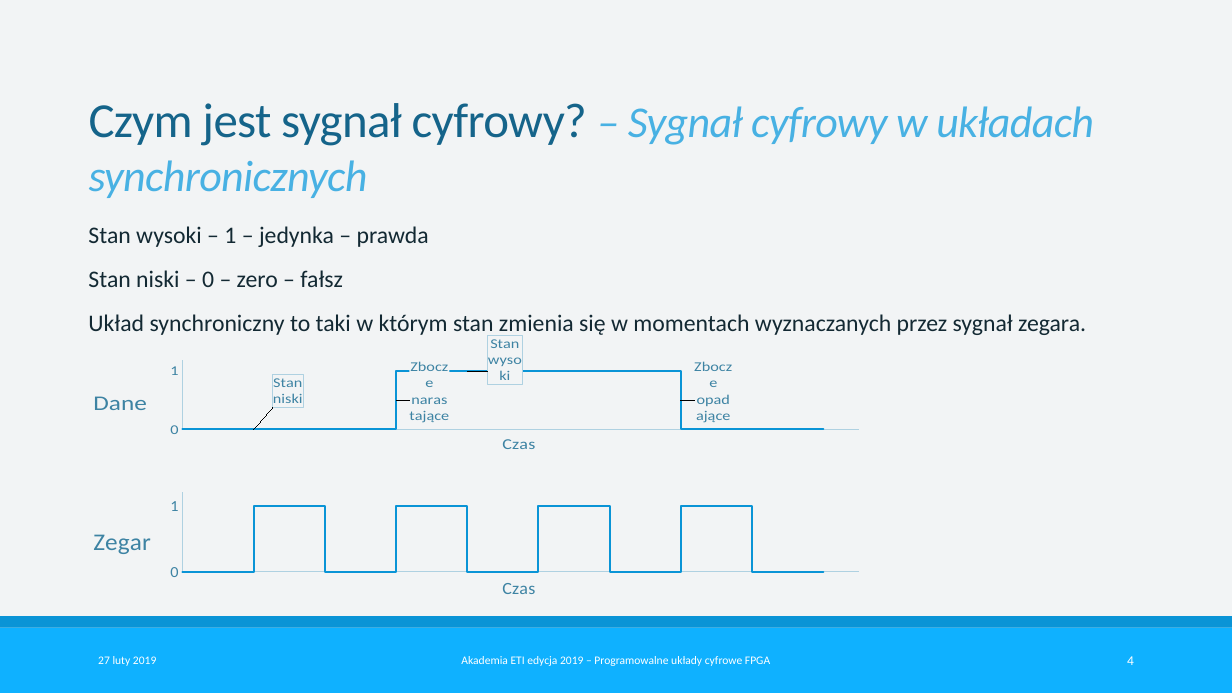
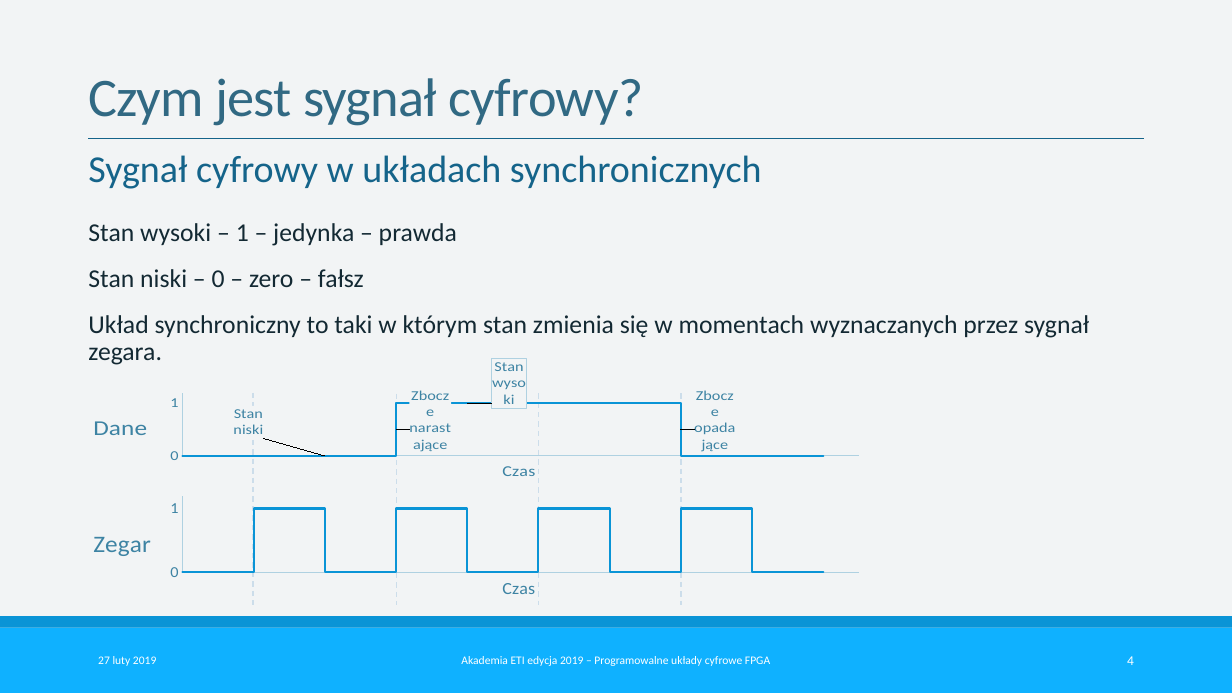
Before and after one commit to SKNCHIP/AkademiaETI_2019, a slide deck: slide 4 of Prezentacja/Prezentacja.pptx. Drawn at 1232x693 pixels with LibreOffice and Linux fonts; fonts in the diff are those of the drawing. Boxes give left, top, right and bottom in pixels: in the first picture for what was removed or moved away, otherwise in the second. Text is boxed around its words. In the diff, an @@ line names an element or a change of style, - is before the commit and + after.

```diff
--- a/Prezentacja/Prezentacja.pptx
+++ b/Prezentacja/Prezentacja.pptx
@@ title at [88,78,643,126]: text changed; size 32.4 to 40 pt; text colour #48B1E3 to #316983; italic off @@
-Czym jest sygnał cyfrowy? – Sygnał cyfrowy w układach synchronicznych
+Czym jest sygnał cyfrowy?
@@ line added from (88, 139) to (1143, 139), #15648A 1 pt @@
@@ text added at [88,155,762,189], 28 pt, text #15648A @@
+Sygnał cyfrowy w układach synchronicznych
@@ text "Stan wysoki – 1 – ..." at [88,223,1089,365]: size 17.5 to 18.9 pt @@
@@ scatter lines chart at [88,358,873,485] @@
@@ data labels of Series 1 added @@
@@ plot area changed @@
@@ scatter lines chart: place and size @@
-scatter lines chart at [88,335,873,459]
+scatter lines chart at [88,358,873,485]
@@ line added from (253, 393) to (253, 604), #CCDDEA 1 pt dashed @@
@@ line added from (396, 394) to (396, 604), #CCDDEA 1 pt dashed @@
@@ line added from (538, 393) to (538, 604), #CCDDEA 1 pt dashed @@
@@ line added from (681, 393) to (681, 604), #CCDDEA 1 pt dashed @@
@@ scatter lines chart: place and size @@
-scatter lines chart at [88,481,873,604]
+scatter lines chart at [88,485,873,604]
```
Also in this commit, not shown: 12 other slides changed, 1 slide added, 1 slide removed, 1 other file.
